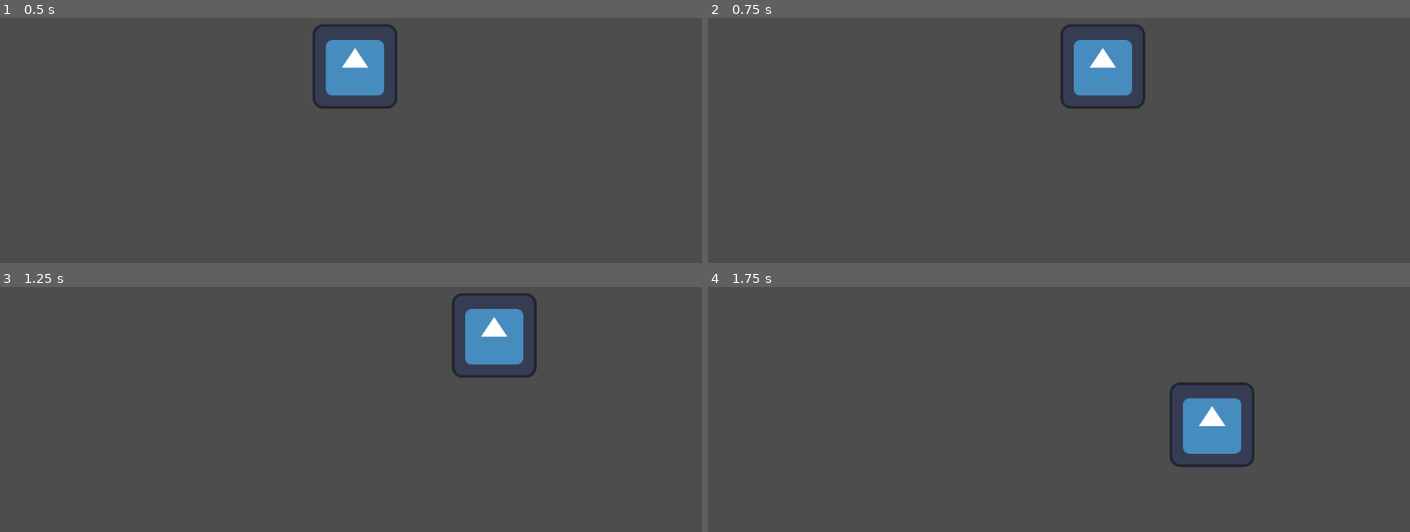
Above: before the commit, frames 1-4 (two rows, left to right).
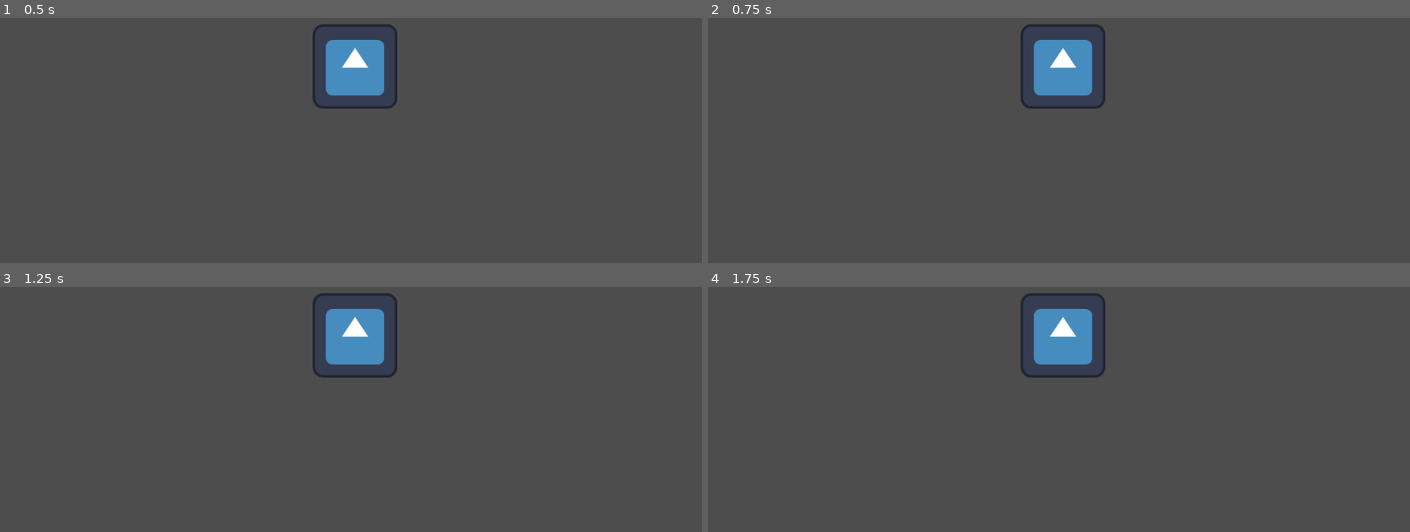
Above: after the commit, the same moments.

Repository: AvocadoKurumi/Anju
Game: Godot game, scene res://Movement.tscn
Same seed, same stepped clock (60 frames per second), same inputs: the game is played once before the commit and once after it. Before the commit the project has no main scene; this scene is started directly in both runs. The engine's default icon, where the game draws it, is replaced by a stand-in: a white triangle on a blue panel in a dark square.
Inputs:
- Up to frame 1 (0.5 s): no input
- Up to frame 2 (0.75 s): tap Enter at 0.5 s; hold D (Right, bound only before the commit) from 0.53 s (still down)
- Up to frame 3 (1.25 s): keep holding D (Right, bound only before the commit)
- Up to frame 4 (1.75 s): release D (Right, bound only before the commit) at 1.28 s; hold S (Down, bound only before the commit) from 1.28 s (still down)

Frame 1 is identical in both runs. In frame 2, 3.2% of the frame differs, in the area x 44-63%, y 2-37%; in frame 3, 4.8%; in frame 4, 4.9%, in the area x 44-78%, y 2-74%.

Commit message:
changed speed
 var speed to 1200 from 300

Diff:
--- a/MovementGod.gd
+++ b/MovementGod.gd
@@ -1,6 +1,6 @@
 extends Sprite2D
 
-var speed = 300 #300 pixels per second
+var speed = 1200 #300 pixels per second
 
 # Called when the node enters the scene tree for the first time.
 func _ready():
--- a/project.godot
+++ b/project.godot
@@ -10,37 +10,7 @@
 
 [application]
 
-config/name="Game 1"
-config/features=PackedStringArray("4.2", "Mobile")
+config/name="Anju"
+run/main_scene="res://Movement.tscn"
+config/features=PackedStringArray("4.2", "Forward Plus")
 config/icon="res://icon.svg"
-
-[input]
-
-Right={
-"deadzone": 0.5,
-"events": [Object(InputEventKey,"resource_local_to_scene":false,"resource_name":"","device":-1,"window_id":0,"alt_pressed":false,"shift_pressed":false,"ctrl_pressed":false,"meta_pressed":false,"pressed":false,"keycode":0,"physical_keycode":68,"key_label":0,"unicode":100,"echo":false,"script":null)
-, Object(InputEventKey,"resource_local_to_scene":false,"resource_name":"","device":-1,"window_id":0,"alt_pressed":false,"shift_pressed":false,"ctrl_pressed":false,"meta_pressed":false,"pressed":false,"keycode":0,"physical_keycode":4194321,"key_label":0,"unicode":0,"echo":false,"script":null)
-]
-}
-Left={
-"deadzone": 0.5,
-"events": [Object(InputEventKey,"resource_local_to_scene":false,"resource_name":"","device":-1,"window_id":0,"alt_pressed":false,"shift_pressed":false,"ctrl_pressed":false,"meta_pressed":false,"pressed":false,"keycode":0,"physical_keycode":4194319,"key_label":0,"unicode":0,"echo":false,"script":null)
-, Object(InputEventKey,"resource_local_to_scene":false,"resource_name":"","device":-1,"window_id":0,"alt_pressed":false,"shift_pressed":false,"ctrl_pressed":false,"meta_pressed":false,"pressed":false,"keycode":0,"physical_keycode":65,"key_label":0,"unicode":97,"echo":false,"script":null)
-]
-}
-Up={
-"deadzone": 0.5,
-"events": [Object(InputEventKey,"resource_local_to_scene":false,"resource_name":"","device":-1,"window_id":0,"alt_pressed":false,"shift_pressed":false,"ctrl_pressed":false,"meta_pressed":false,"pressed":false,"keycode":0,"physical_keycode":87,"key_label":0,"unicode":119,"echo":false,"script":null)
-, Object(InputEventKey,"resource_local_to_scene":false,"resource_name":"","device":-1,"window_id":0,"alt_pressed":false,"shift_pressed":false,"ctrl_pressed":false,"meta_pressed":false,"pressed":false,"keycode":0,"physical_keycode":4194320,"key_label":0,"unicode":0,"echo":false,"script":null)
-]
-}
-Down={
-"deadzone": 0.5,
-"events": [Object(InputEventKey,"resource_local_to_scene":false,"resource_name":"","device":-1,"window_id":0,"alt_pressed":false,"shift_pressed":false,"ctrl_pressed":false,"meta_pressed":false,"pressed":false,"keycode":0,"physical_keycode":83,"key_label":0,"unicode":115,"echo":false,"script":null)
-, Object(InputEventKey,"resource_local_to_scene":false,"resource_name":"","device":-1,"window_id":0,"alt_pressed":false,"shift_pressed":false,"ctrl_pressed":false,"meta_pressed":false,"pressed":false,"keycode":0,"physical_keycode":4194322,"key_label":0,"unicode":0,"echo":false,"script":null)
-]
-}
-
-[rendering]
-
-renderer/rendering_method="mobile"
